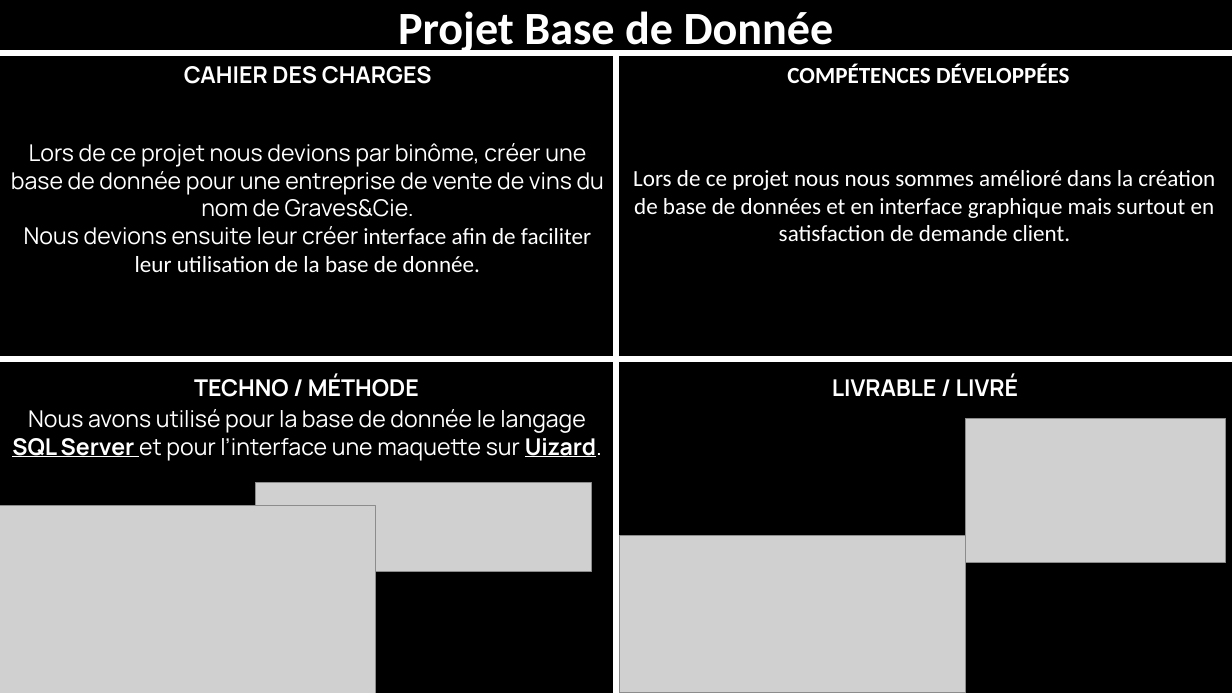
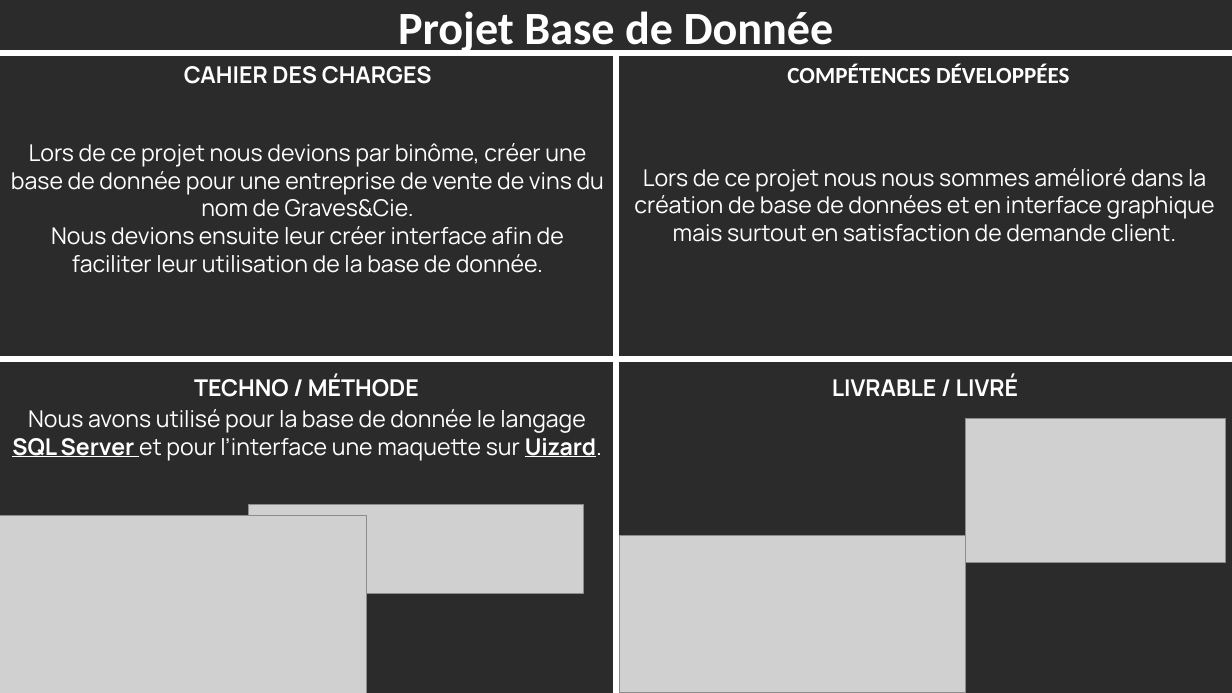
Before and after one commit to EdouardSence/portfolio, a slide deck: slide 1 of RETEX/projet Base de donnée.pptx. Drawn at 1232x693 pixels with LibreOffice and Linux fonts; fonts in the diff are those of the drawing; grey boxes stand for pictures; background and template pictures are left out; a plain dark background stands for a picture behind light text. Boxes give left, top, right and bottom in pixels: in the first picture for what was removed or moved away, otherwise in the second. Text is boxed around its words. In the diff, an @@ line names an element or a change of style, - is before the commit and + after.

```diff
--- a/RETEX/projet Base de donnée.pptx
+++ b/RETEX/projet Base de donnée.pptx
@@ background #000000 to picture (left out) @@
@@ text "Lors de ce projet nous ..." at bbox=[634, 168, 1215, 242]: font Calibri to Manrope @@
@@ text at bbox=[51, 226, 564, 273]: font Calibri to Manrope in "interface afin de faciliter leur utilisation de ..." @@
@@ picture: place and size @@
-picture at bbox=[256, 482, 592, 572]
+picture at bbox=[249, 505, 584, 594]
@@ picture: place and size @@
-picture at bbox=[0, 506, 376, 693]
+picture at bbox=[0, 516, 367, 693]
```
Also in this commit, not shown: 12 other files.
